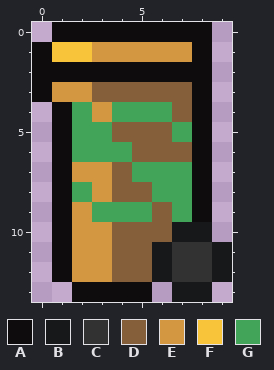
Pixel-art sprite -- assets/raster/trash-bin-yellow-10x14.png. Above, as it was before the edit.
The file is 10x14 pixels.
Palette (. is transparent): A #0e0c0c  B #171819  C #323232  D #855f39  E #d39741  F #f8c53a  G #42a459
After the commit:
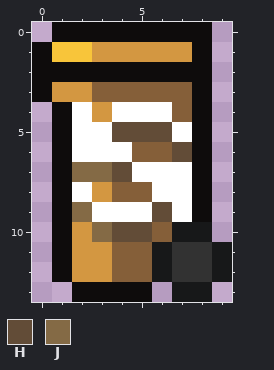
Colours new in this view: H #624c37  J #846a45
Edits made:
colour G: #42a459 -> #ffffff
y 5: x 4..6 DDD -> HHH
y 6: x 7 D -> H
y 7: x 2..4 EED -> JJH
y 9: x 2 E -> J; x 6 D -> H
y 10: x 3..5 EDD -> JHH
